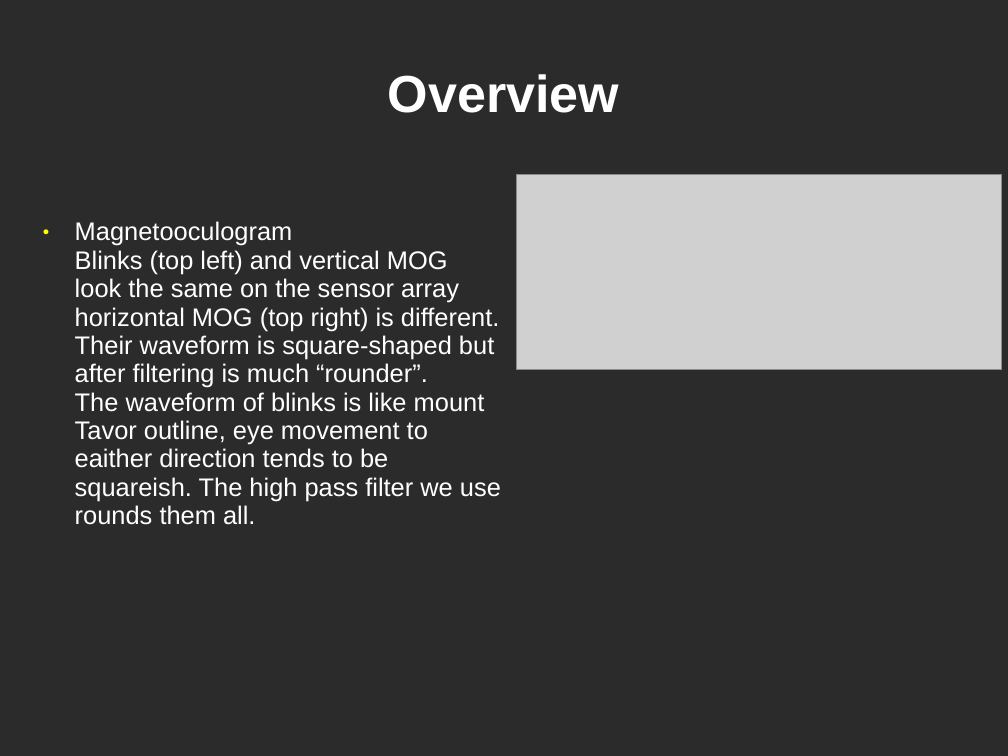
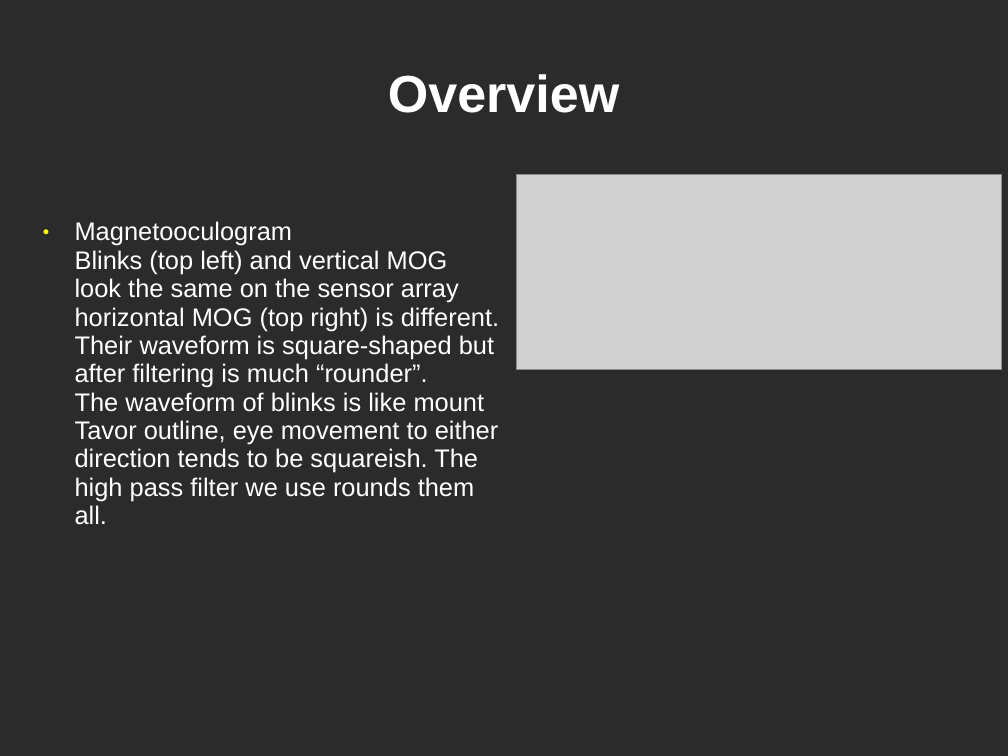
Before and after one commit to yuval-harpaz/work-drafts, a slide deck: slide 8 of docs/Tutorial4Begginers.ppt. Drawn at 1008x756 pixels with LibreOffice and Linux fonts; fonts in the diff are those of the drawing; grey boxes stand for pictures; background and template pictures are left out; a plain dark background stands for a picture behind light text. Boxes give left, top, right and bottom in pixels: in the first picture for what was removed or moved away, otherwise in the second. Text is boxed around its words. In the diff, an @@ line names an element or a change of style, - is before the commit and + after.

```diff
--- a/docs/Tutorial4Begginers.ppt
+++ b/docs/Tutorial4Begginers.ppt
@@ text at box(75, 221, 499, 525): text changed @@
-● Magnetooculogram
-  Blinks (top left) and vertical MOG
-  look the same on the sensor array
-  horizontal MOG (top right) is different.
-  Their waveform is square-shaped but
-  after filtering is much “rounder”.
-  The waveform of blinks is like mount Tavor outline, eye movement to eaither direction tends to be squareish. The high pass filter we use rounds them all.
+● Magnetooculogram
+  Blinks (top left) and vertical MOG
+  look the same on the sensor array
+  horizontal MOG (top right) is different.
+  Their waveform is square-shaped but
+  after filtering is much “rounder”.
+  The waveform of blinks is like mount Tavor outline, eye movement to either direction tends to be squareish. The high pass filter we use rounds them all.
```
Also in this commit, not shown: 9 other slides changed, 1 other file.
